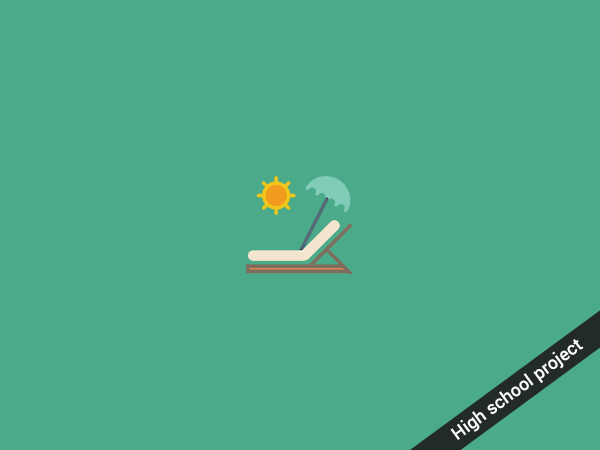
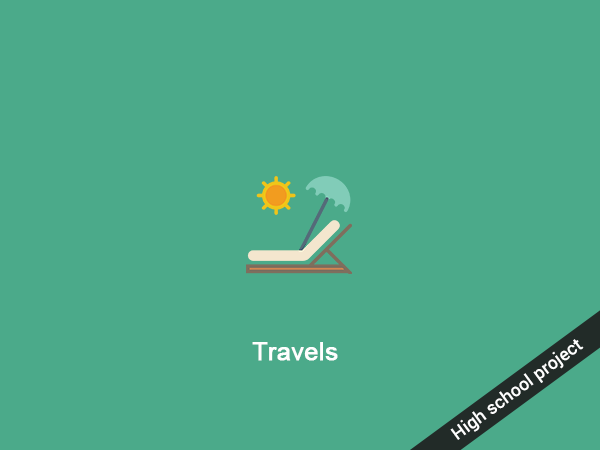
Two versions of the same layered image (600px x 450px). Layer-by-layer changes:
added layer "Travels" above "High school project" over (252, 342, 338, 361)
